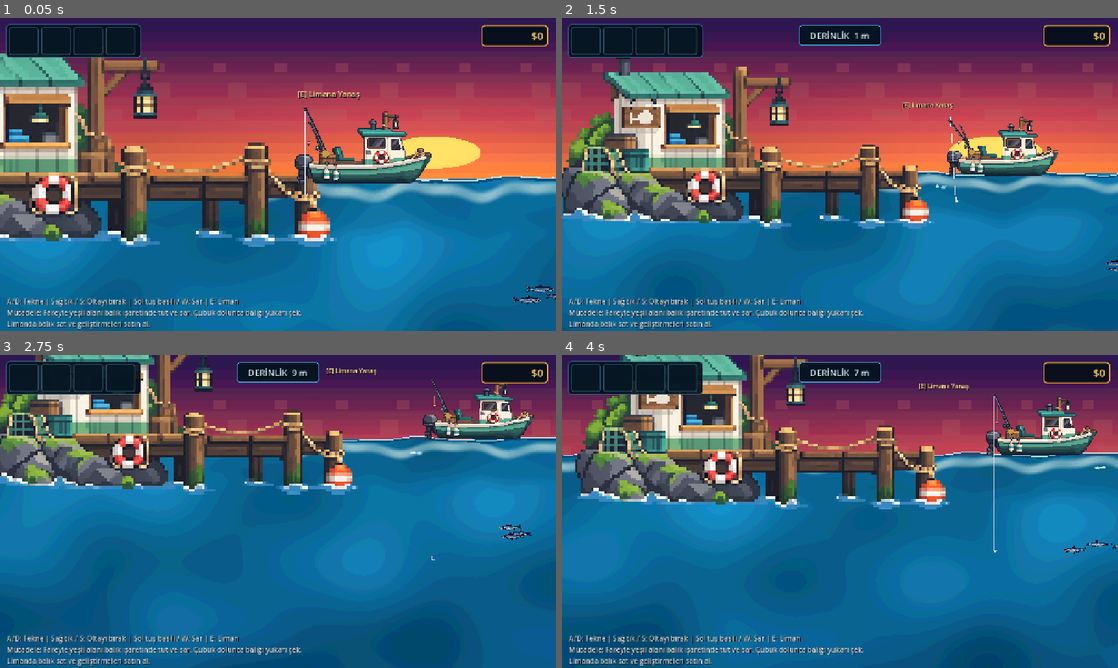
Above: before the commit, frames 1-4 (two rows, left to right).
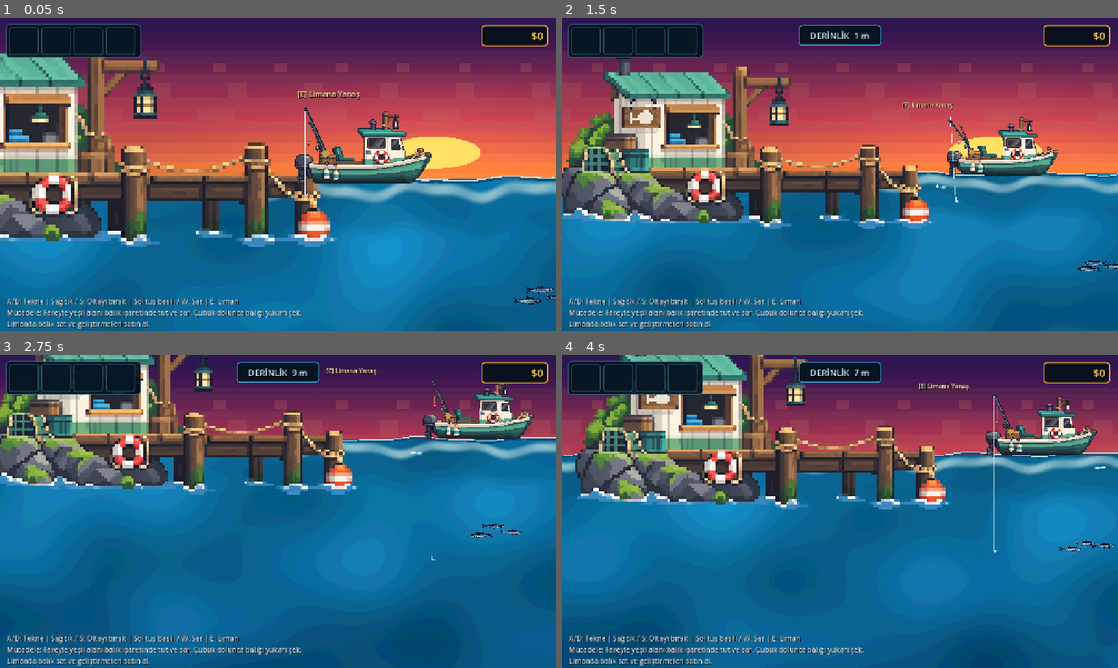
Above: after the commit, the same moments.

Repository: mirackayademir/TinyFisher
Game: Godot game, scene res://scenes/world.tscn
Two runs of this game, one before a commit and one after it. Both use one fixed random seed, a clock stepped at 60 frames per second and the inputs below.
Inputs (mouse positions are in pixels of both pictures, inside the frame that each line leads up to):
- Up to frame 1 (0.05 s): no input
- Up to frame 2 (1.5 s): move the mouse to (962, 158) at 0.52 s; hold D (move_right) 0.53-1.28 s; tap E (dock) at 0.6, 1.35 s; click (962, 158) at 0.67 s; move the mouse to (728, 190) at 1.27 s; hold S from 1.28 s (still down)
- Up to frame 3 (2.75 s): move the mouse to (333, 442) at 2.02 s; release S at 2.03 s; hold D (move_right) from 2.03 s (still down); tap E (dock) at 2.1 s
- Up to frame 4 (4 s): move the mouse to (812, 574) at 2.77 s; release D (move_right) at 2.78 s; hold W 2.78-3.53 s; tap E (dock) at 2.85, 3.6 s; click (812, 574) at 2.92 s; move the mouse to (1006, 558) at 3.52 s; hold A (move_left) from 3.53 s (still down)

The runs differ from the first frame. In frame 1, 0.2% of the frame differs, in the area x 92-100%, y 85-92%; in frame 2, 0.2%; in frame 3, 0.2%, in the area x 84-96%, y 53-60%; in frame 4, 0.1%.

Commit message:
Add distinct behavior patterns for each fish species

Diff:
--- a/scenes/fish.gd
+++ b/scenes/fish.gd
@@ -23,6 +23,17 @@
 var swim_phase: float = 0.0
 var base_sprite_scale: Vector2 = Vector2.ONE
 
+# Türlere özel davranış sistemi.
+var behavior_time: float = 0.0
+var decision_timer: float = 0.0
+var behavior_state: int = 0
+var behavior_speed_multiplier: float = 1.0
+var behavior_range_multiplier: float = 1.0
+var behavior_vertical_offset: float = 0.0
+var behavior_vertical_target: float = 0.0
+var sardine_school_key: int = 0
+var world_hook: Area2D = null
+
 const SARDALYA_TEXTURE = preload("res://assets/sardalya.png")
 const LEVREK_TEXTURE = preload("res://assets/levrek2.png")
 const USKUMRU_TEXTURE = preload("res://assets/uskumru.png")
@@ -35,6 +46,13 @@
 	start_x = global_position.x
 	start_y = global_position.y
 	swim_phase = randf_range(0.0, TAU)
+	sardine_school_key = int(round(start_x / 800.0))
+	decision_timer = randf_range(0.35, 1.25)
+
+	var scene_root: Node = get_tree().current_scene
+	if scene_root != null:
+		world_hook = scene_root.get_node_or_null("Boat/Hook") as Area2D
+
 	update_fish_visual()
 	update_sprite_direction()
 
@@ -50,21 +68,182 @@
 			release_from_hook()
 		return
 
+	behavior_time += delta
+	decision_timer -= delta
+	update_species_behavior(delta)
 	update_swim_animation(delta)
 
-	global_position.x += swim_speed * direction * delta
-
-	if global_position.x >= start_x + swim_distance:
-		global_position.x = start_x + swim_distance
+	global_position.x += swim_speed * behavior_speed_multiplier * direction * delta
+
+	var active_swim_distance: float = swim_distance * behavior_range_multiplier
+	if global_position.x >= start_x + active_swim_distance:
+		global_position.x = start_x + active_swim_distance
 		direction = -1.0
 		update_sprite_direction()
 		play_turn_animation()
 
-	elif global_position.x <= start_x - swim_distance:
-		global_position.x = start_x - swim_distance
+	elif global_position.x <= start_x - active_swim_distance:
+		global_position.x = start_x - active_swim_distance
 		direction = 1.0
 		update_sprite_direction()
 		play_turn_animation()
+
+
+func update_species_behavior(delta: float) -> void:
+	behavior_speed_multiplier = 1.0
+	behavior_range_multiplier = 1.0
+	behavior_vertical_target = 0.0
+
+	match fish_type:
+		"Sardalya":
+			_update_sardine_behavior()
+		"Levrek":
+			_update_levrek_behavior()
+		"Uskumru":
+			_update_uskumru_behavior()
+		"Ton Balığı":
+			_update_tuna_behavior()
+		_:
+			behavior_speed_multiplier = 1.0
+
+	behavior_vertical_offset = move_toward(
+		behavior_vertical_offset,
+		behavior_vertical_target,
+		42.0 * delta
+	)
+
+
+func _update_sardine_behavior() -> void:
+	# Sardalyalar aynı bölgedeki sürüyle beraber yön değiştirir.
+	# Aynı school_key'e sahip balıkların dalga fazı aynıdır, bu yüzden grup dağılmadan hareket eder.
+	var school_wave: float = sin(behavior_time * 0.72 + float(sardine_school_key) * 1.35)
+	var wanted_direction: float = 1.0 if school_wave >= 0.0 else -1.0
+
+	if wanted_direction != direction and absf(school_wave) > 0.12:
+		direction = wanted_direction
+		update_sprite_direction()
+
+	behavior_speed_multiplier = 0.90 + absf(sin(behavior_time * 1.7 + swim_phase)) * 0.18
+	behavior_range_multiplier = 0.95
+	behavior_vertical_target = sin(behavior_time * 0.9 + float(sardine_school_key)) * 4.0
+
+	# Kanca sürünün tam içine girerse hafifçe ürkerler; küçük balık oldukları için kaçış kısa sürer.
+	if _hook_is_active():
+		var hook_distance: float = global_position.distance_to(world_hook.global_position)
+		if hook_distance < 92.0:
+			direction = -1.0 if world_hook.global_position.x > global_position.x else 1.0
+			behavior_speed_multiplier = 1.35
+			behavior_range_multiplier = 1.18
+			behavior_vertical_target = clampf(
+				(global_position.y - world_hook.global_position.y) * 0.32,
+				-18.0,
+				18.0
+			)
+			update_sprite_direction()
+
+
+func _update_levrek_behavior() -> void:
+	# Levrek meraklıdır: kancayı görür, yaklaşır, bazen tereddüt edip geri döner.
+	behavior_speed_multiplier = 0.72 + absf(sin(behavior_time * 1.25 + swim_phase)) * 0.22
+	behavior_vertical_target = sin(behavior_time * 0.62 + swim_phase) * 7.0
+
+	if not _hook_is_active():
+		behavior_state = 0
+		return
+
+	var hook_distance: float = global_position.distance_to(world_hook.global_position)
+	if hook_distance > 285.0:
+		behavior_state = 0
+		return
+
+	if decision_timer <= 0.0:
+		# Çoğu zaman yeme/kancaya yaklaşır, bazen kısa süreli ürküp geri kaçar.
+		behavior_state = 1 if randf() < 0.72 else 2
+		decision_timer = randf_range(0.65, 1.35)
+
+	if behavior_state == 1:
+		direction = 1.0 if world_hook.global_position.x > global_position.x else -1.0
+		behavior_speed_multiplier = 0.82
+		behavior_range_multiplier = 1.35
+		behavior_vertical_target = clampf(
+			world_hook.global_position.y - start_y,
+			-95.0,
+			95.0
+		)
+		update_sprite_direction()
+	elif behavior_state == 2:
+		direction = -1.0 if world_hook.global_position.x > global_position.x else 1.0
+		behavior_speed_multiplier = 0.52
+		behavior_range_multiplier = 1.12
+		behavior_vertical_target = clampf(
+			(start_y - world_hook.global_position.y) * 0.12,
+			-22.0,
+			22.0
+		)
+		update_sprite_direction()
+
+
+func _update_uskumru_behavior() -> void:
+	# Uskumru uzun süre düz hızda gitmez; süratli kısa deparlar ve keskin yön değişimleri yapar.
+	var burst_wave: float = sin(behavior_time * 2.45 + swim_phase)
+	behavior_speed_multiplier = 1.72 if burst_wave > 0.48 else 0.92
+	behavior_vertical_target = sin(behavior_time * 2.0 + swim_phase) * 12.0
+	behavior_range_multiplier = 1.15
+
+	if decision_timer <= 0.0:
+		if randf() < 0.28:
+			direction *= -1.0
+			update_sprite_direction()
+			play_turn_animation()
+		decision_timer = randf_range(0.75, 1.65)
+
+	# Kanca çok yakınsa ani bir yan kaçış yapabilir; tamamen kaçmaz, hâlâ yakalanabilir.
+	if _hook_is_active():
+		var hook_distance: float = global_position.distance_to(world_hook.global_position)
+		if hook_distance < 105.0 and randf() < 0.018:
+			direction = -1.0 if world_hook.global_position.x > global_position.x else 1.0
+			behavior_speed_multiplier = 1.95
+			behavior_vertical_target = clampf(
+				(global_position.y - world_hook.global_position.y) * 0.38,
+				-28.0,
+				28.0
+			)
+			update_sprite_direction()
+
+
+func _update_tuna_behavior() -> void:
+	# Ton balığı normalde ağır ve kararlı gezer; uygun hedef görünce güçlü bir hamle yapar.
+	var surge_wave: float = sin(behavior_time * 1.15 + swim_phase)
+	behavior_speed_multiplier = 1.48 if surge_wave > 0.72 else 0.86
+	behavior_vertical_target = sin(behavior_time * 0.48 + swim_phase) * 10.0
+	behavior_range_multiplier = 1.20
+
+	if not _hook_is_active():
+		return
+
+	var hook_distance: float = global_position.distance_to(world_hook.global_position)
+	if hook_distance < 360.0:
+		direction = 1.0 if world_hook.global_position.x > global_position.x else -1.0
+		behavior_speed_multiplier = 1.34
+		behavior_range_multiplier = 1.75
+		behavior_vertical_target = clampf(
+			world_hook.global_position.y - start_y,
+			-135.0,
+			135.0
+		)
+		update_sprite_direction()
+
+		# Kancaya iyice yaklaştığında saldırı hamlesi yapar.
+		if hook_distance < 135.0:
+			behavior_speed_multiplier = 1.72
+
+
+func _hook_is_active() -> bool:
+	if not is_instance_valid(world_hook):
+		return false
+
+	var deployed_value: Variant = world_hook.get("deployed")
+	return deployed_value is bool and deployed_value == true
 
 
 func update_swim_animation(delta: float) -> void:
@@ -73,17 +252,17 @@
 	var wave: float = sin(swim_wave_time + swim_phase)
 	var slow_wave: float = sin(swim_wave_time * 0.55 + swim_phase)
 
-	# Balığın tamamını sallamak yerine küçük gövde salınımı + dikey yüzüş.
+	# Tür davranışından gelen hareket, küçük gövde salınımıyla birleşir.
 	fish_sprite.rotation = deg_to_rad(wave * swim_wave_angle * 0.42)
 	fish_sprite.skew = wave * 0.035
 	fish_sprite.scale = Vector2(
-		base_sprite_scale.x * (1.0 + abs(wave) * 0.018),
-		base_sprite_scale.y * (1.0 - abs(wave) * 0.025)
+		base_sprite_scale.x * (1.0 + absf(wave) * 0.018),
+		base_sprite_scale.y * (1.0 - absf(wave) * 0.025)
 	)
-	global_position.y = start_y + slow_wave * bob_height
+	global_position.y = start_y + behavior_vertical_offset + slow_wave * bob_height
 
 	# Derine indikçe balık biraz daha mavi ve karanlık görünür.
-	var depth_ratio := clampf((global_position.y - 360.0) / 900.0, 0.0, 1.0)
+	var depth_ratio: float = clampf((global_position.y - 360.0) / 900.0, 0.0, 1.0)
 	fish_sprite.modulate = Color(
 		lerpf(1.0, 0.68, depth_ratio),
 		lerpf(1.0, 0.84, depth_ratio),
@@ -139,7 +318,7 @@
 
 
 func play_turn_animation() -> void:
-	var tween := create_tween()
+	var tween: Tween = create_tween()
 	tween.set_trans(Tween.TRANS_SINE)
 	tween.set_ease(Tween.EASE_OUT)
 	tween.tween_property(fish_sprite, "scale:y", base_sprite_scale.y * 0.78, 0.08)
@@ -147,7 +326,7 @@
 
 
 func play_hooked_animation() -> void:
-	var tween := create_tween()
+	var tween: Tween = create_tween()
 	tween.set_trans(Tween.TRANS_SINE)
 	tween.set_ease(Tween.EASE_IN_OUT)
 
@@ -157,7 +336,7 @@
 	tween.tween_property(fish_sprite, "rotation", deg_to_rad(-11.0), 0.06)
 	tween.tween_property(fish_sprite, "rotation", 0.0, 0.08)
 
-	var flash := create_tween()
+	var flash: Tween = create_tween()
 	flash.tween_property(fish_sprite, "modulate", Color(1.5, 1.5, 1.15, 1.0), 0.08)
 	flash.tween_property(fish_sprite, "modulate", Color.WHITE, 0.18)
 
@@ -179,6 +358,9 @@
 	hook_ref = null
 	start_x = global_position.x
 	start_y = global_position.y
+	behavior_vertical_offset = 0.0
+	behavior_vertical_target = 0.0
+	behavior_state = 0
 	fish_sprite.rotation = 0.0
 	fish_sprite.skew = 0.0
 	fish_sprite.scale = base_sprite_scale
